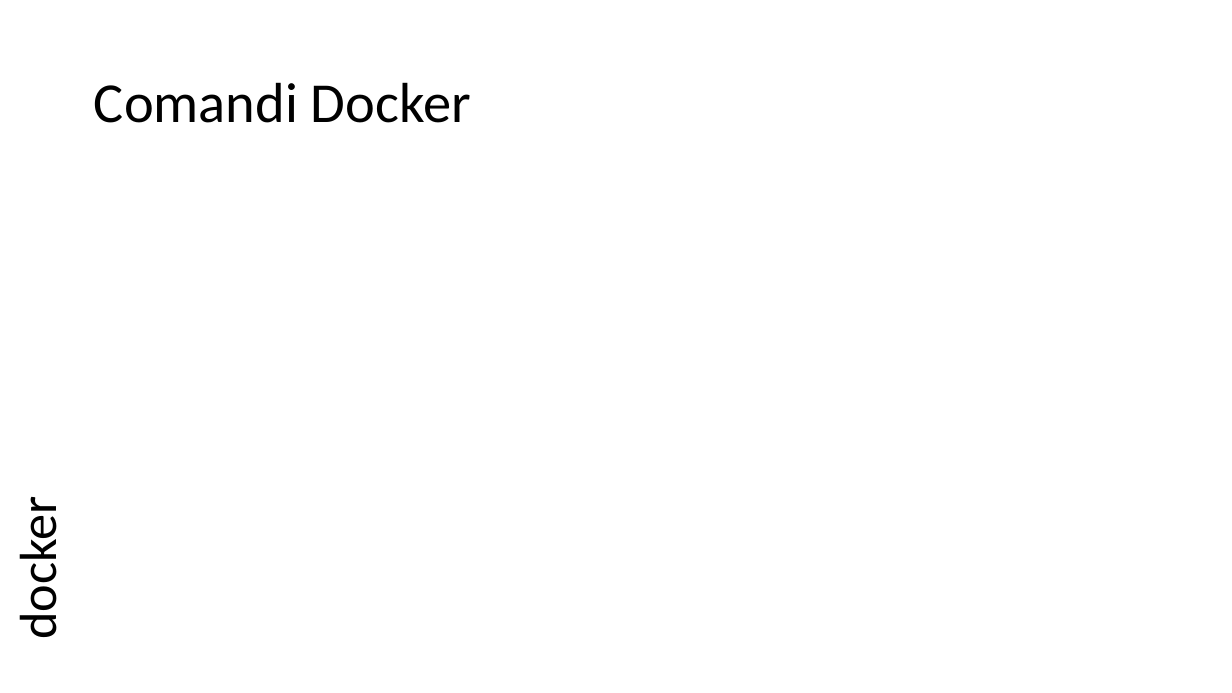
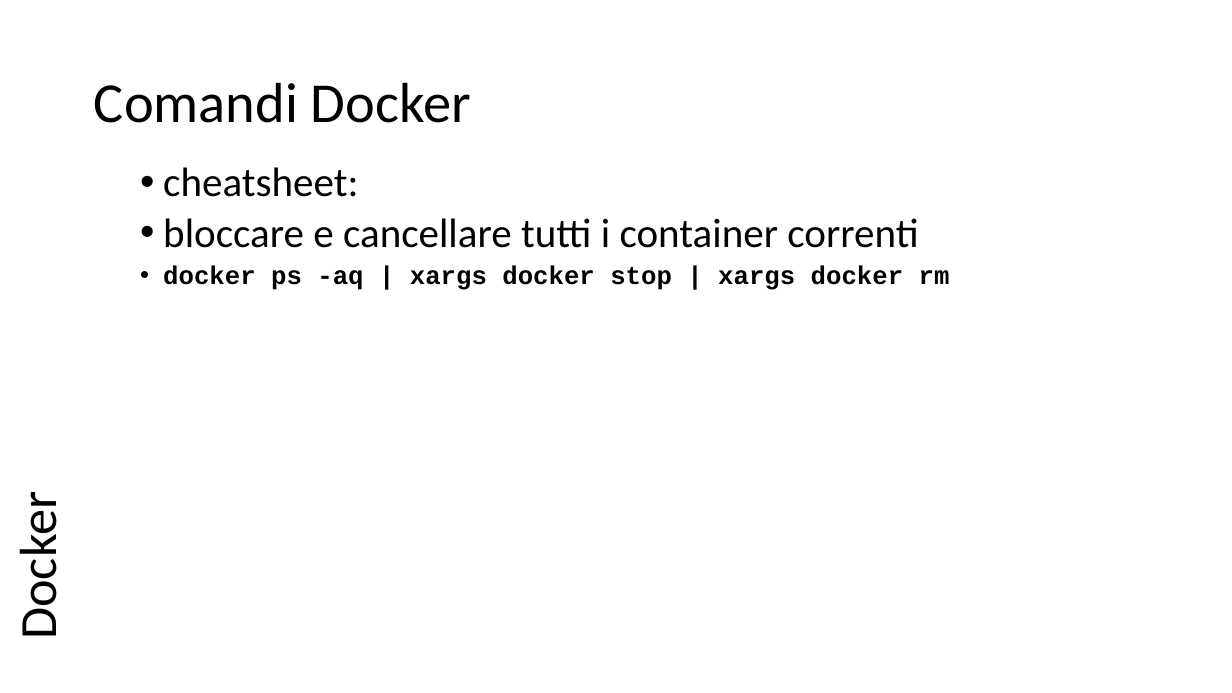
Before and after one commit to scastagnoli/academySisal, a slide deck: slide 2 of appuntiVari.pptx. Drawn at 1232x693 pixels with LibreOffice and Linux fonts; fonts in the diff are those of the drawing. Boxes give left, top, right and bottom in pixels: in the first picture for what was removed or moved away, otherwise in the second. Text is boxed around its words. In the diff, an @@ line names an element or a change of style, - is before the commit and + after.

```diff
--- a/appuntiVari.pptx
+++ b/appuntiVari.pptx
@@ text added at [163,167,950,290], 32 pt, text #000000 @@
+  • cheatsheet:
+  • bloccare e cancellare tutti i container correnti
+  • docker ps -aq | xargs docker stop | xargs docker rm
@@ text at [7,511,71,636]: text changed @@
-docker
+Docker
```
Also in this commit, not shown: 1 other slide changed, 1 slide added.
